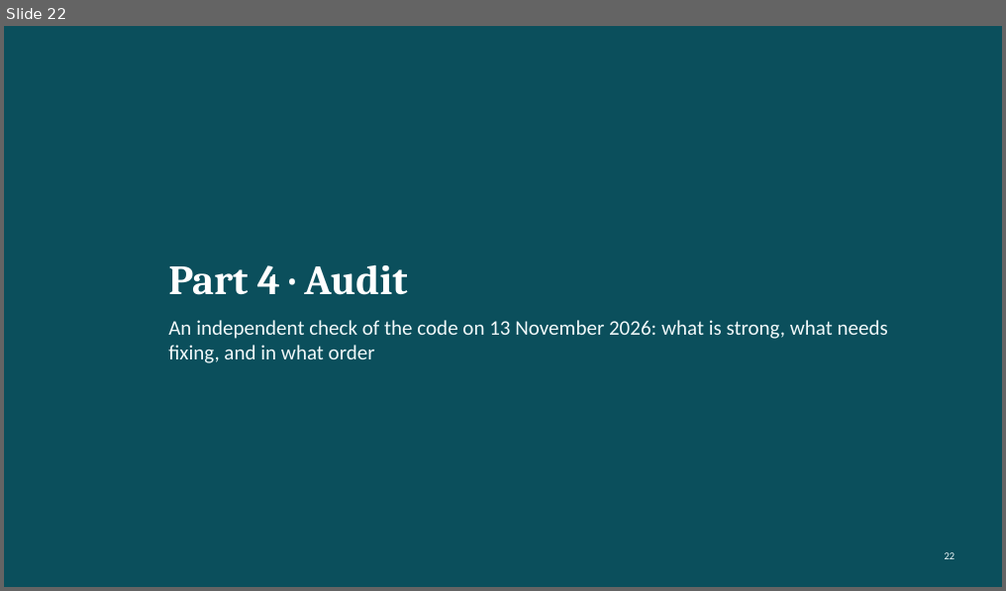
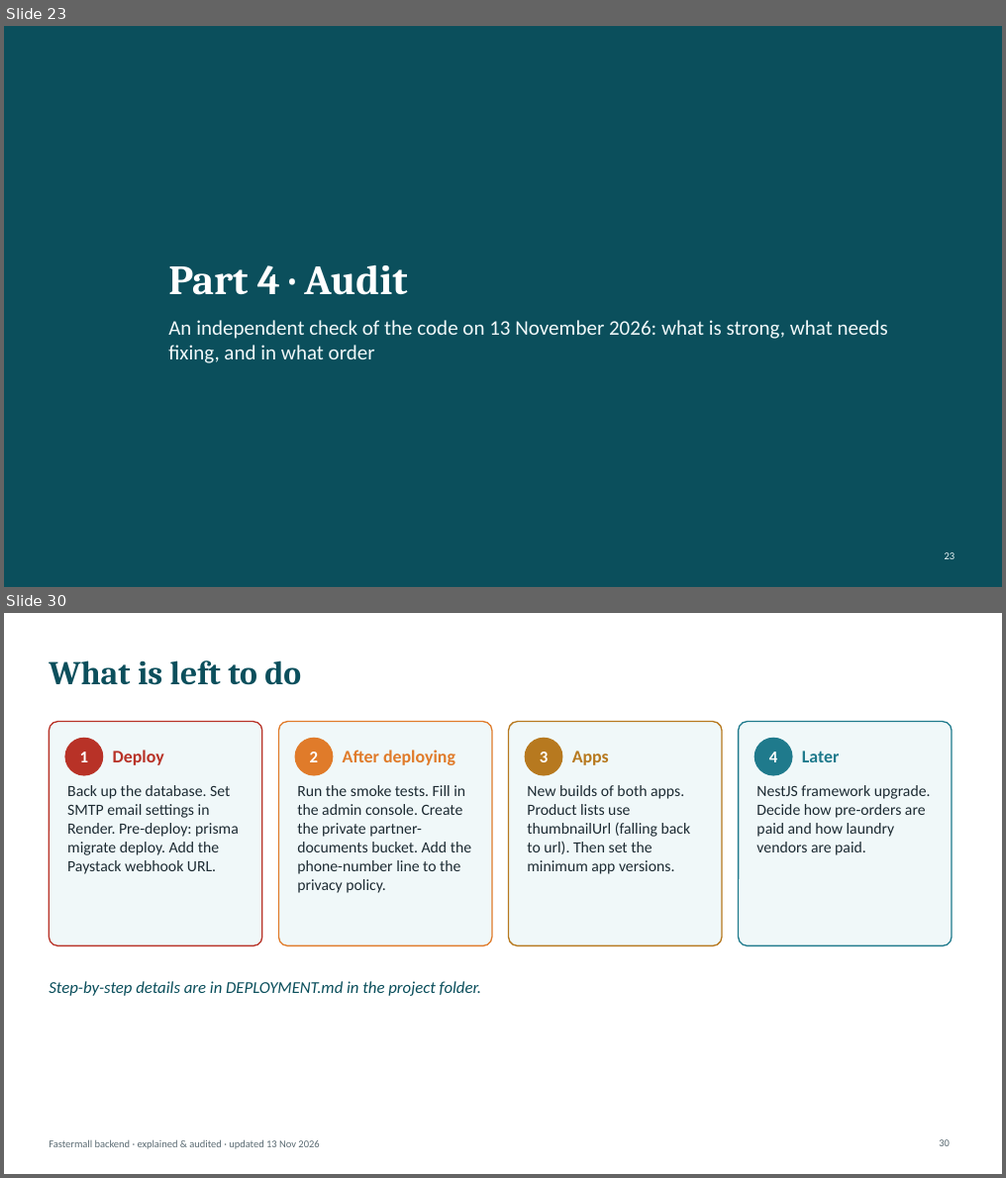
Before and after one commit to chris008123/Fastermall-Backend-, a slide deck: presentation/Fastermall_Backend_Explained.pptx. Shown one above the other, each under a label of ours: slide 22 before the commit, slides 23 and 30 after it; the slides between them are not shown. The pictures are 1006x591 and 1006x1178 pixels, drawn with LibreOffice and Linux fonts; fonts in the diff are those of the drawing. Boxes give left, top, right and bottom in pixels: in the first picture for what was removed or moved away, otherwise in the second. Text is boxed around its words. In the diff, an @@ line names an element or a change of style, - is before the commit and + after.

```diff
--- a/presentation/Fastermall_Backend_Explained.pptx
+++ b/presentation/Fastermall_Backend_Explained.pptx
@@ slide 30 added at (x1=4, y1=613, x2=1002, y2=1174), background #FFFFFF @@
@@ title added at (x1=49, y1=661, x2=301, y2=685), 32 pt, text #0B4F5C, bold @@
+What is left to do
@@ rounded rectangle added at (x1=49, y1=722, x2=262, y2=947), fill #F0F8F9, outline #B83227 1.25 pt @@
@@ rounded rectangle added at (x1=279, y1=722, x2=492, y2=947), fill #F0F8F9, outline #E07B2A 1.25 pt @@
@@ rounded rectangle added at (x1=509, y1=722, x2=722, y2=947), fill #F0F8F9, outline #B7791F 1.25 pt @@
@@ rounded rectangle added at (x1=739, y1=722, x2=951, y2=947), fill #F0F8F9, outline #1F7A8C 1.25 pt @@
@@ ellipse added at (x1=65, y1=738, x2=103, y2=775), fill #B83227, outline #B83227 1 pt @@
@@ text added at (x1=80, y1=752, x2=88, y2=762), 16 pt, text #FFFFFF, bold @@
+1
@@ text added at (x1=113, y1=750, x2=164, y2=765), 17 pt, text #B83227, bold @@
+Deploy
@@ ellipse added at (x1=295, y1=738, x2=333, y2=775), fill #E07B2A, outline #E07B2A 1 pt @@
@@ text added at (x1=310, y1=752, x2=318, y2=762), 16 pt, text #FFFFFF, bold @@
+2
@@ text added at (x1=343, y1=750, x2=455, y2=765), 17 pt, text #E07B2A, bold @@
+After deploying
@@ ellipse added at (x1=525, y1=738, x2=562, y2=775), fill #B7791F, outline #B7791F 1 pt @@
@@ text added at (x1=540, y1=752, x2=548, y2=762), 16 pt, text #FFFFFF, bold @@
+3
@@ text added at (x1=572, y1=751, x2=609, y2=765), 17 pt, text #B7791F, bold @@
+Apps
@@ ellipse added at (x1=754, y1=738, x2=792, y2=775), fill #1F7A8C, outline #1F7A8C 1 pt @@
@@ text added at (x1=769, y1=752, x2=777, y2=762), 16 pt, text #FFFFFF, bold @@
+4
@@ text added at (x1=802, y1=751, x2=840, y2=762), 17 pt, text #1F7A8C, bold @@
+Later
@@ text added at (x1=67, y1=785, x2=239, y2=874), 15 pt, text #1D2B33 @@
+Back up the database. Set SMTP email settings in Render. Pre-deploy: prisma migrate deploy. Add the Paystack webhook URL.
@@ text added at (x1=297, y1=785, x2=471, y2=893), 15 pt, text #1D2B33 @@
+Run the smoke tests. Fill in the admin console. Create the private partner-documents bucket. Add the phone-number line to the privacy policy.
@@ text added at (x1=527, y1=785, x2=691, y2=874), 15 pt, text #1D2B33 @@
+New builds of both apps. Product lists use thumbnailUrl (falling back to url). Then set the minimum app versions.
@@ text added at (x1=756, y1=785, x2=931, y2=856), 15 pt, text #1D2B33 @@
+NestJS framework upgrade. Decide how pre-orders are paid and how laundry vendors are paid.
@@ text added at (x1=49, y1=981, x2=482, y2=996), 16 pt, text #0B4F5C, italic @@
+Step-by-step details are in DEPLOYMENT.md in the project folder.
@@ text added at (x1=49, y1=1140, x2=319, y2=1150), 10 pt, text #5B6B73 @@
+Fastermall backend · explained & audited · updated 13 Nov 2026
@@ page number added at (x1=939, y1=1140, x2=949, y2=1147), 10 pt, text #5B6B73 @@
+30
@@ what was slide 22 is now slide 23 @@
```
Also in this commit, not shown: 25 slides changed, 2 other slides added, 2 slides removed, 18 other files.
